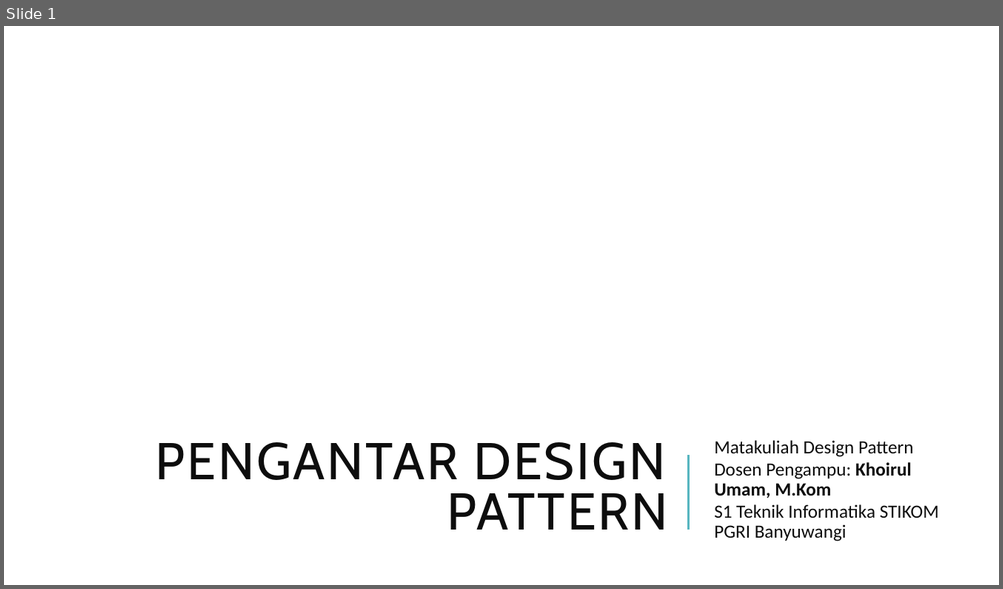
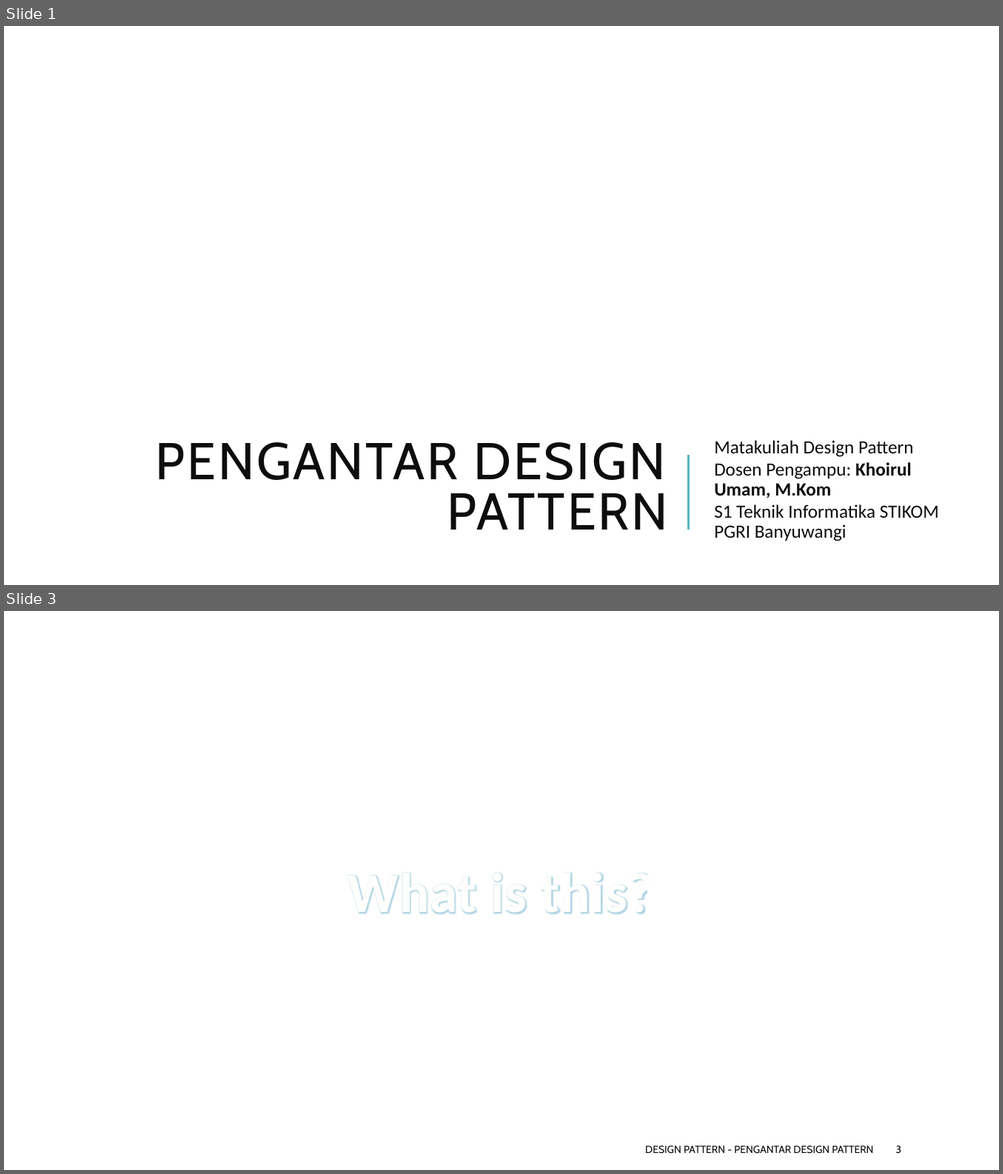
Before and after one commit to ksatria/MK-Design-Pattern, a slide deck: PPT/Design Pattern 1 - Pengantar Design Pattern.pptx. Shown one above the other, each under a label of ours: slide 1 before the commit, slides 1 and 3 after it; the slides between them are not shown. The pictures are 1003x589 and 1003x1174 pixels, drawn with LibreOffice and Linux fonts; fonts in the diff are those of the drawing; background and template pictures are left out. Boxes give left, top, right and bottom in pixels: in the first picture for what was removed or moved away, otherwise in the second. Text is boxed around its words. In the diff, an @@ line names an element or a change of style, - is before the commit and + after.

```diff
--- a/PPT/Design Pattern 1 - Pengantar Design Pattern.pptx
+++ b/PPT/Design Pattern 1 - Pengantar Design Pattern.pptx
@@ slide 3 added at (4,611,999,1170), background #FFFFFF @@
@@ text added at (348,873,654,914), 54 pt, text #FEFEFE, bold @@
+What is this?
@@ text added at (645,1146,873,1154), 10 pt, text #0D0D0D @@
+DESIGN PATTERN - PENGANTAR DESIGN PATTERN
@@ page number added at (896,1146,902,1153), 10 pt, text #0D0D0D @@
+3
```
Also in this commit, not shown: 4 slides changed, 5 other slides added.
